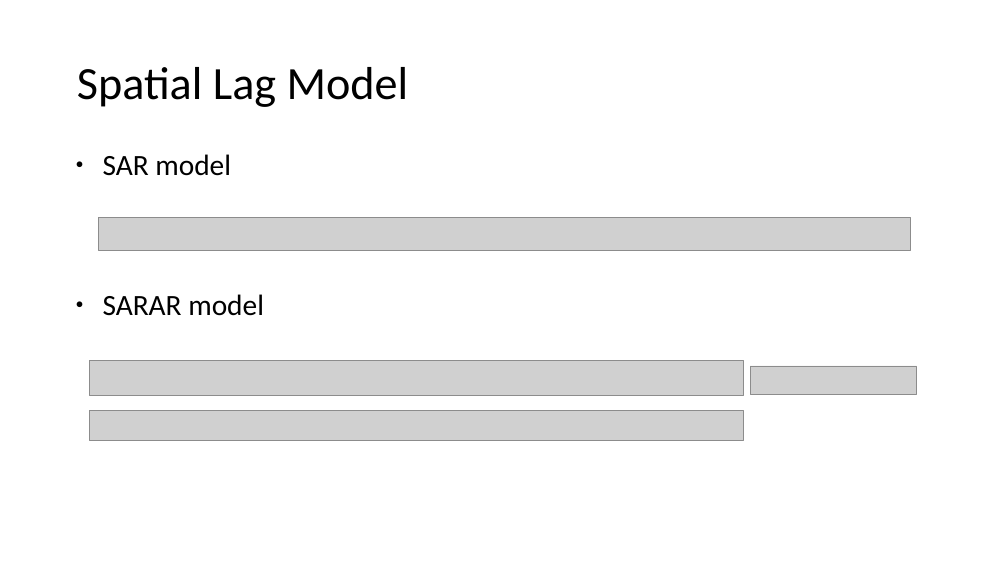
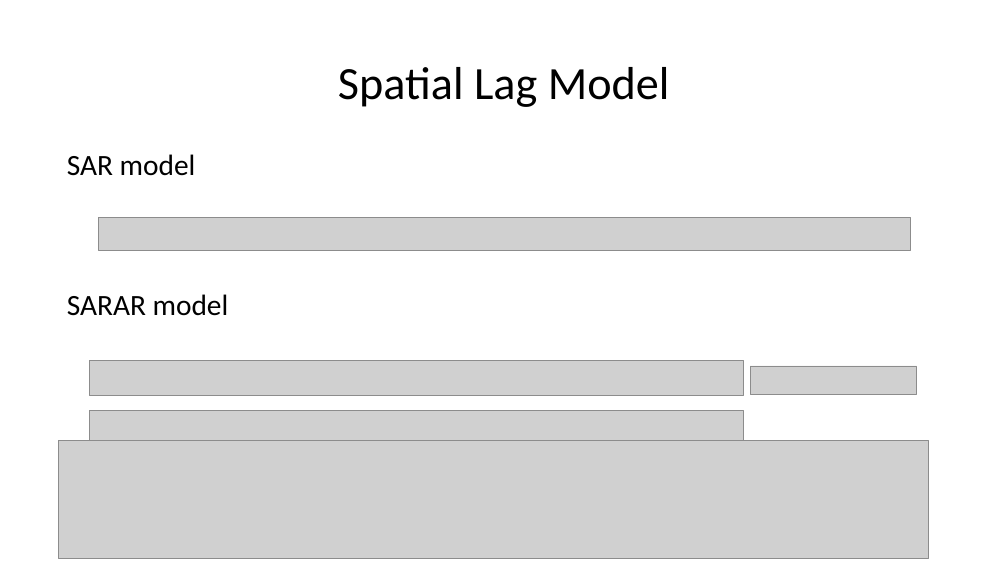
Before and after one commit to saraghivarello/Climate-and-conflict, a slide deck: slide 8 of Weather, conflicts and IDPs in Somalia_isi.odp (slide 7 before the commit). Drawn at 1008x567 pixels with LibreOffice and Linux fonts; fonts in the diff are those of the drawing; grey boxes stand for pictures. Boxes give left, top, right and bottom in pixels: in the first picture for what was removed or moved away, otherwise in the second. Text is boxed around its words. In the diff, an @@ line names an element or a change of style, - is before the commit and + after.

```diff
--- a/Weather, conflicts and IDPs in Somalia_isi.odp
+++ b/Weather, conflicts and IDPs in Somalia_isi.odp
@@ title "Spatial Lag Model" at [338,67,670,107]: alignment left to centre @@
@@ text "SAR model" at [67,154,229,316]: bullet ● to none @@
@@ picture added at [58,441,929,559] @@
```
Also in this commit, not shown: 8 other slides changed, 4 slides added, 4 slides removed, 1 other file.
